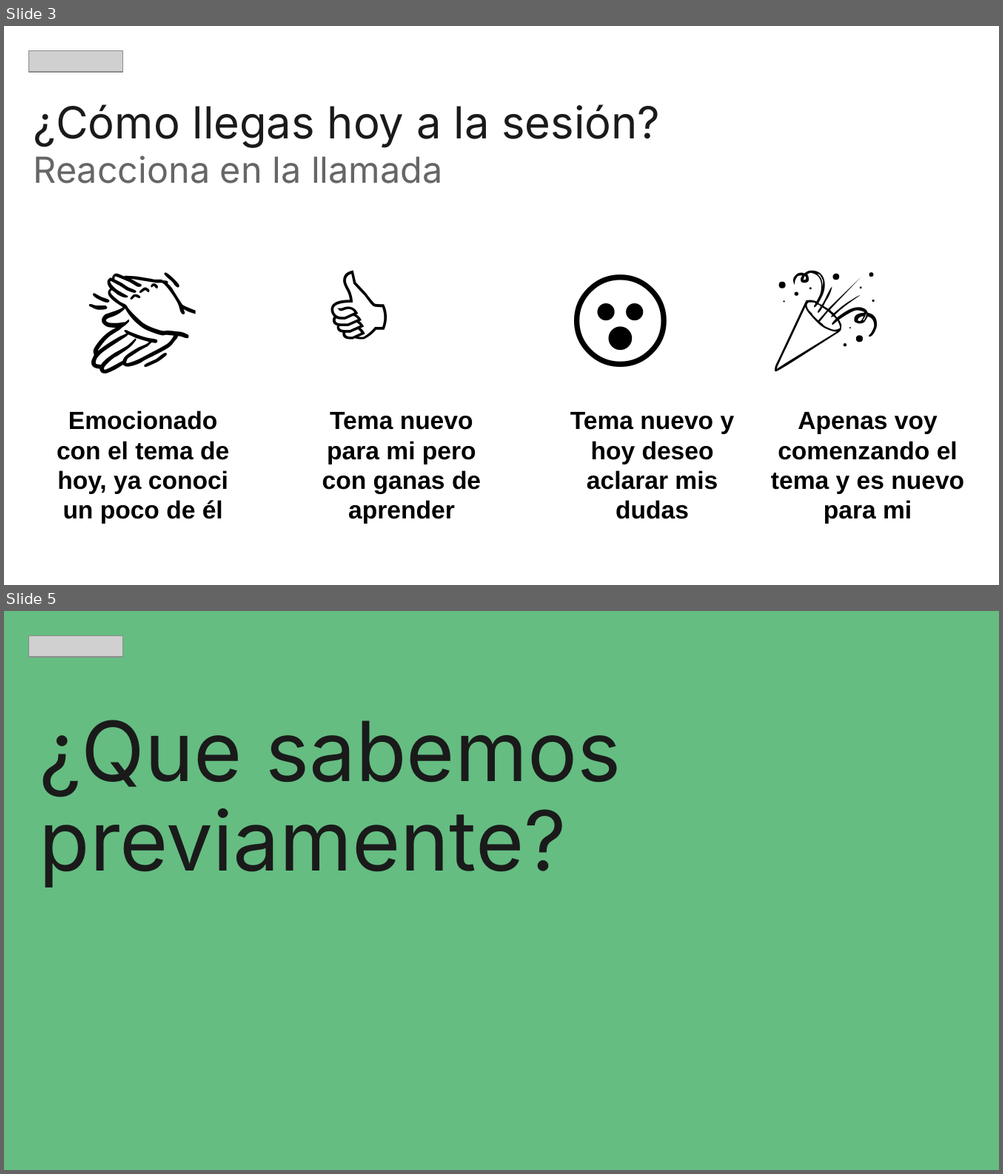
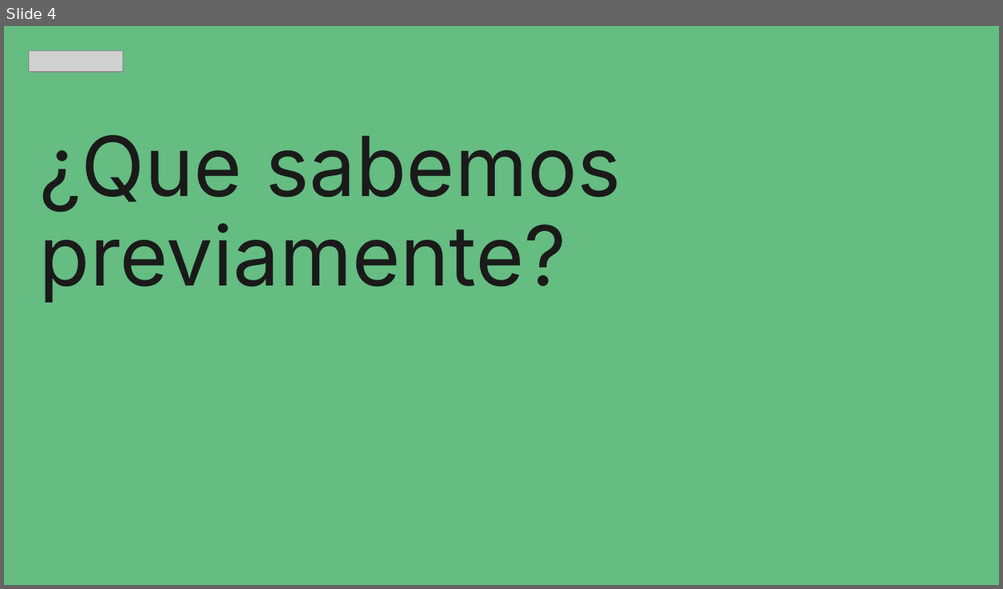
Before and after one commit to zyntonyson/bootcamp_ds_da, a slide deck: 08-data-retrieval/17-SQL.pptx. Shown one above the other, each under a label of ours: slides 3 and 5 before the commit, slide 4 after it; the slides between them are not shown. The pictures are 1003x1174 and 1003x589 pixels, drawn with LibreOffice and Linux fonts; fonts in the diff are those of the drawing; grey boxes stand for pictures. Boxes give left, top, right and bottom in pixels: in the first picture for what was removed or moved away, otherwise in the second. Text is boxed around its words. In the diff, an @@ line names an element or a change of style, - is before the commit and + after.

```diff
--- a/08-data-retrieval/17-SQL.pptx
+++ b/08-data-retrieval/17-SQL.pptx
@@ slide 3 removed at [4, 26, 999, 585], background #FFFFFF @@
@@ picture removed at [29, 51, 123, 72] @@
@@ text removed at [34, 104, 660, 184] @@
-¿Cómo llegas hoy a la sesión?
-Reacciona en la llamada
@@ text removed at [57, 411, 229, 523] @@
-👏
-Emocionado con el tema de hoy, ya conoci un poco de él
@@ text removed at [322, 412, 481, 523] @@
-👍
-Tema nuevo para mi pero con ganas de aprender
@@ text removed at [570, 412, 734, 520] @@
-😮
-Tema nuevo y hoy deseo aclarar mis dudas
@@ text removed at [771, 412, 964, 524] @@
-🎉
-Apenas voy comenzando el tema y es nuevo para mi
@@ what was slide 5 is now slide 4 @@
```
Also in this commit, not shown: 1 slide changed, 3 slides added, 4 other slides removed, 8 other files.
